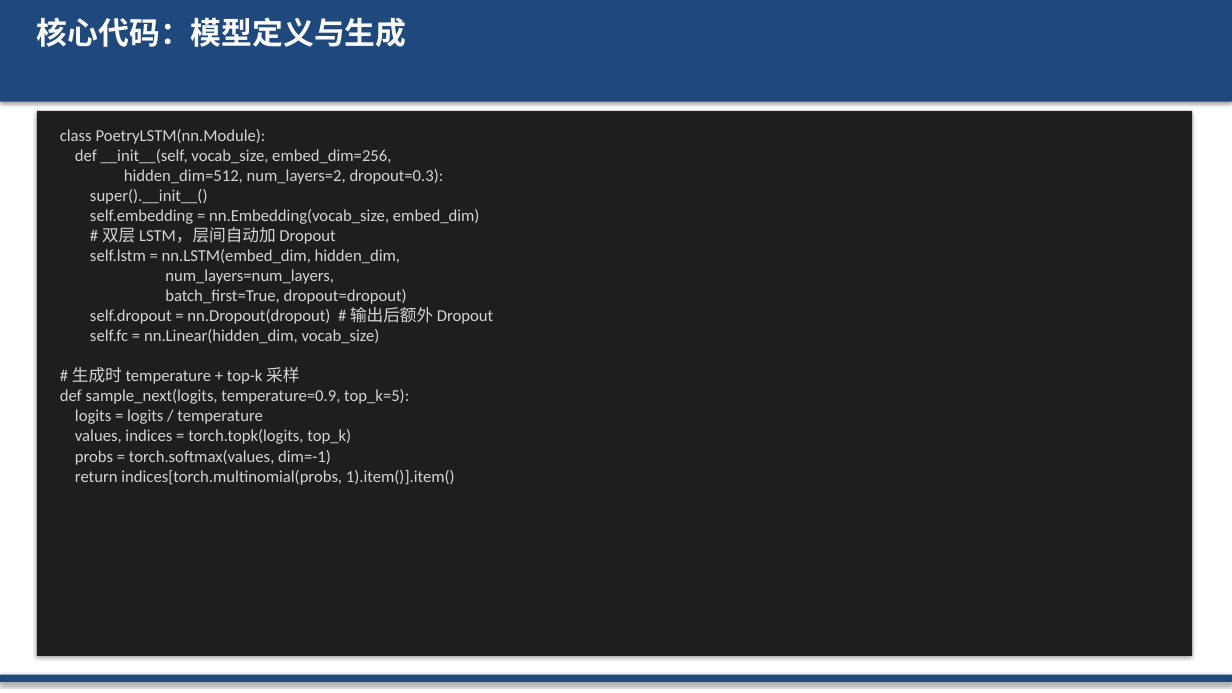
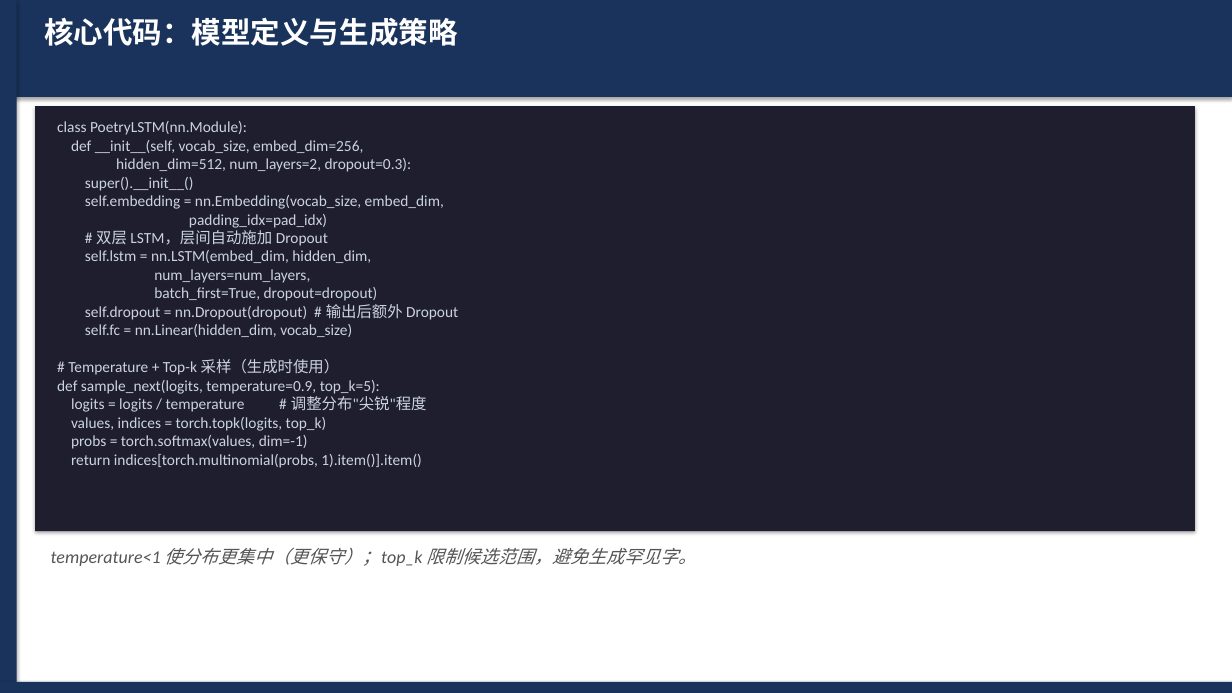
Before and after one commit to WevYang/deep_learning_task, a slide deck: slide 5 of reports/exp3_poetry_lstm.pptx. Drawn at 1232x693 pixels with LibreOffice and Linux fonts; fonts in the diff are those of the drawing. Boxes give left, top, right and bottom in pixels: in the first picture for what was removed or moved away, otherwise in the second. Text is boxed around its words. In the diff, an @@ line names an element or a change of style, - is before the commit and + after.

```diff
--- a/reports/exp3_poetry_lstm.pptx
+++ b/reports/exp3_poetry_lstm.pptx
@@ rectangle: place and size @@
-rectangle at box(0, 0, 1232, 102)
+rectangle at box(0, 0, 1232, 97)
@@ rectangle at box(0, 0, 1232, 97): fill #1F497D to #1A335C @@
@@ rectangle added at box(0, 0, 17, 693), fill #1A335C @@
@@ text at box(44, 17, 457, 46): text changed; size 24 to 23 pt @@
-核心代码：模型定义与生成
+核心代码：模型定义与生成策略
@@ rectangle: place and size @@
-rectangle at box(37, 111, 1192, 656)
+rectangle at box(35, 106, 1195, 531)
@@ rectangle at box(35, 106, 1195, 531): fill #1E1E1E to #1E1E2E @@
@@ text at box(57, 121, 458, 468): text changed; size 13 to 12 pt; text colour #D4D4D4 to #CBD3E3 @@
-class PoetryLSTM(nn.Module):
-def __init__(self, vocab_size, embed_dim=256,
-hidden_dim=512, num_layers=2, dropout=0.3):
-super().__init__()
-self.embedding = nn.Embedding(vocab_size, embed_dim)
-# 双层 LSTM，层间自动加 Dropout
-self.lstm = nn.LSTM(embed_dim, hidden_dim,
-num_layers=num_layers,
-batch_first=True, dropout=dropout)
-self.dropout = nn.Dropout(dropout) # 输出后额外 Dropout
-self.fc = nn.Linear(hidden_dim, vocab_size)
-# 生成时 temperature + top-k 采样
-def sample_next(logits, temperature=0.9, top_k=5):
-logits = logits / temperature
-values, indices = torch.topk(logits, top_k)
-probs = torch.softmax(values, dim=-1)
-return indices[torch.multinomial(probs, 1).item()].item()
+class PoetryLSTM(nn.Module):
+def __init__(self, vocab_size, embed_dim=256,
+hidden_dim=512, num_layers=2, dropout=0.3):
+super().__init__()
+self.embedding = nn.Embedding(vocab_size, embed_dim,
+padding_idx=pad_idx)
+# 双层 LSTM，层间自动施加 Dropout
+self.lstm = nn.LSTM(embed_dim, hidden_dim,
+num_layers=num_layers,
+batch_first=True, dropout=dropout)
+self.dropout = nn.Dropout(dropout) # 输出后额外 Dropout
+self.fc = nn.Linear(hidden_dim, vocab_size)
+# Temperature + Top-k 采样（生成时使用）
+def sample_next(logits, temperature=0.9, top_k=5):
+logits = logits / temperature # 调整分布"尖锐"程度
+values, indices = torch.topk(logits, top_k)
+probs = torch.softmax(values, dim=-1)
+return indices[torch.multinomial(probs, 1).item()].item()
@@ text added at box(51, 548, 697, 566), 14 pt, text #555555, italic @@
+temperature<1 使分布更集中（更保守）；top_k 限制候选范围，避免生成罕见字。
@@ rectangle at box(0, 682, 1232, 693): fill #1F497D to #1A335C @@
@@ rectangle: place and size @@
-rectangle at box(0, 675, 1232, 682)
+rectangle at box(0, 682, 1232, 693)
```
Also in this commit, not shown: 5 other slides changed, 2 slides added, 2 slides removed, 5 other files.
